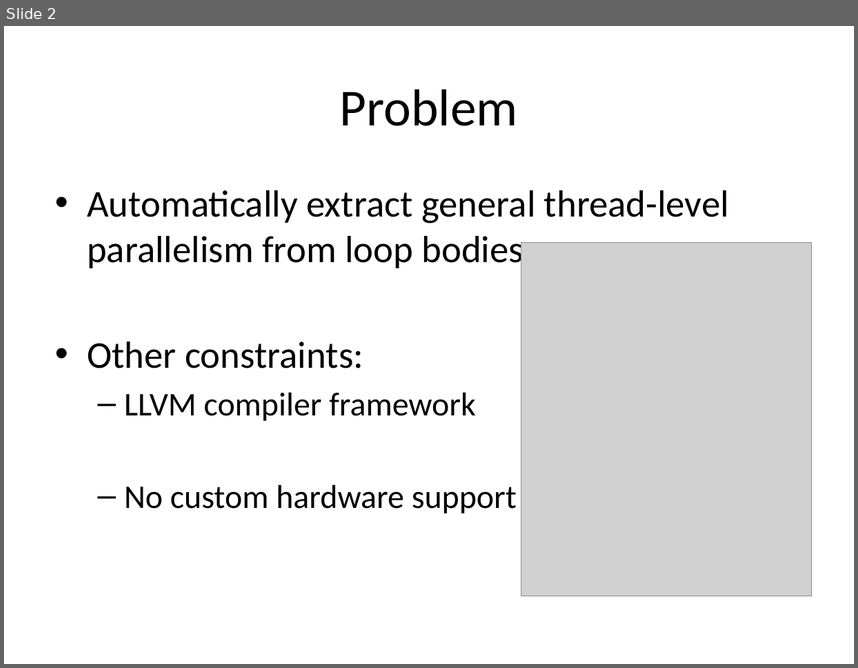
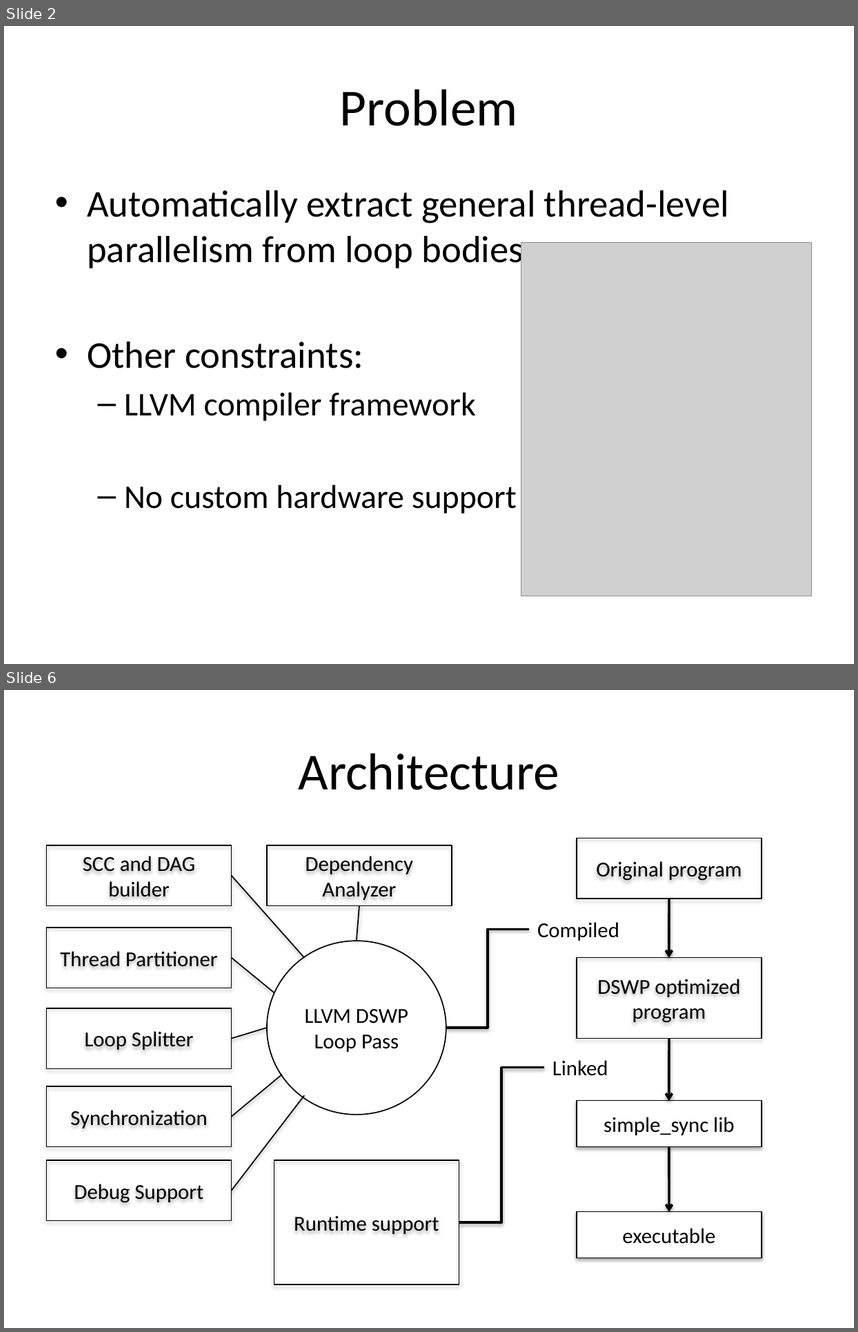
Before and after one commit to djsutherland/dswp-plus, a slide deck: doc/15745poster.pptx. Shown one above the other, each under a label of ours: slide 2 before the commit, slides 2 and 6 after it; the slides between them are not shown. The pictures are 858x668 and 858x1332 pixels, drawn with LibreOffice and Linux fonts; fonts in the diff are those of the drawing; grey boxes stand for pictures. Boxes give left, top, right and bottom in pixels: in the first picture for what was removed or moved away, otherwise in the second. Text is boxed around its words. In the diff, an @@ line names an element or a change of style, - is before the commit and + after.

```diff
--- a/doc/15745poster.pptx
+++ b/doc/15745poster.pptx
@@ slide 6 added at <box>4,690,854,1328</box>, background #FFFFFF @@
@@ title added at <box>299,753,559,790</box>, 44 pt, text #000000 @@
+Architecture
@@ rectangle added at <box>47,845,232,906</box>, outline #000000 0.75 pt, 18 pt, text #000000 @@
+SCC and DAG builder
@@ rectangle added at <box>267,845,452,906</box>, outline #000000 0.75 pt, 18 pt, text #000000 @@
+Dependency Analyzer
@@ rectangle added at <box>577,838,762,898</box>, outline #000000 0.75 pt, 18 pt, text #000000 @@
+Original program
@@ line added from (232, 876) to (304, 958), #000000 1 pt @@
@@ line added from (359, 906) to (357, 940), #000000 1 pt @@
@@ arrow added from (670, 898) to (668, 958), #000000 2 pt @@
@@ rectangle added at <box>47,927,232,987</box>, outline #000000 0.75 pt, 18 pt, text #000000 @@
+Thread Partitioner
@@ elbow line added from (446, 1027) to (529, 929), #000000 2 pt @@
@@ text added at <box>537,922,619,940</box>, 18 pt, text #000000 @@
+Compiled
@@ line added from (232, 958) to (274, 993), #000000 1 pt @@
@@ ellipse added at <box>267,940,446,1114</box>, fill #FFFFFF, outline #000000 1 pt, 18 pt, text #000000 @@
+LLVM DSWP Loop Pass
@@ rectangle added at <box>577,958,762,1038</box>, outline #000000 0.75 pt, 18 pt, text #000000 @@
+DSWP optimized program
@@ rectangle added at <box>47,1008,232,1068</box>, outline #000000 0.75 pt, 18 pt, text #000000 @@
+Loop Splitter
@@ line added from (232, 1038) to (267, 1027), #000000 1 pt @@
@@ arrow added from (670, 1038) to (668, 1101), #000000 2 pt @@
@@ text added at <box>553,1060,608,1076</box>, 18 pt, text #000000 @@
+Linked
@@ line added from (232, 1116) to (282, 1074), #000000 1 pt @@
@@ elbow line added from (459, 1222) to (544, 1067), #000000 2 pt @@
@@ rectangle added at <box>47,1086,232,1147</box>, outline #000000 0.75 pt, 18 pt, text #000000 @@
+Synchronization
@@ line added from (232, 1190) to (304, 1096), #000000 1 pt @@
@@ rectangle added at <box>577,1101,762,1147</box>, fill #FFFFFF, outline #000000 0.75 pt, 18 pt, text #000000 @@
+simple_sync lib
@@ rectangle added at <box>47,1160,232,1221</box>, outline #000000 0.75 pt, 18 pt, text #000000 @@
+Debug Support
@@ rectangle added at <box>274,1160,459,1284</box>, outline #000000 0.75 pt, 18 pt, text #000000 @@
+Runtime support
@@ arrow added from (668, 1147) to (670, 1211), #000000 2 pt @@
@@ rectangle added at <box>577,1211,762,1257</box>, fill #FFFFFF, outline #000000 0.75 pt, 18 pt, text #000000 @@
+executable
```
Also in this commit, not shown: 6 slides changed, 1 slide removed.
